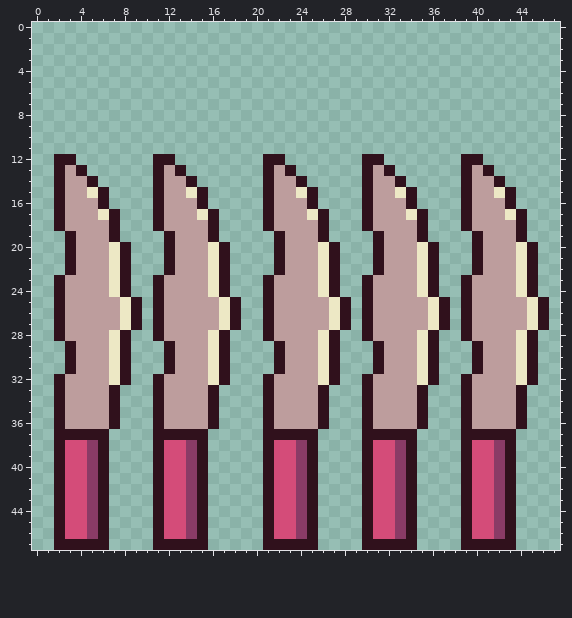
Pixel-art sprite -- Cosmo-Truckers/Assets/Checked Out/Cole/Art/MG_Art/0. PM_Art/0. SFT/2. S-DMG/1. RageBlast/PM_SFT_KnifeFloor.png. This is how it looked before the edit.
The file is 48x48 pixels.
Now the later version:
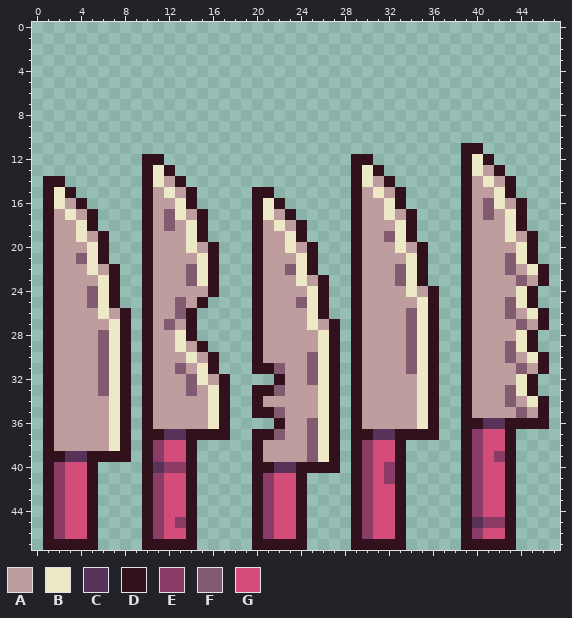
Palette (. is transparent): A #bd9d9d  B #ede8c5  C #573359  D #30111c  E #8a3b66  F #825b70  G #d44c79
From old to new:
Changed rows in their new state; - is an unchanged pixel.
first column x 1:
11 --------------------------------------DD------
12 -..------D-.--------..------D-.--------BD-----
13 -...-----DBD.-------...-----DBD.-------BAD----
14 D-...----DB-D.------....----DB-D.-------BAD---
15 DBD...---DAB-D.----D-....---DAB-D.------------
16 DB-D..---DA-BD.----DBD...---DA-BD.------FBAD--
17 DAB-D..--DAFB-D.---DB-D...--DA-B-D.-----F-----
18 DA-BD..--DAF-BD.---DAB-D..--DA--BD.-------B---
19 DAAB-D.--DAA-BD.---DAABD..--DAAFBD.---DA--BAD-
20 DAA-BD..-DAA-B-D.--DAAB-D..-DAA-B-D.--DA------
21 DAAFBD..-DAA--BD.--DAA-BD..-DAA--BD.--DA--F---
22 DAA-B-D.-DAA-FBD.--DAAFBD..-DAA-FBD.--DA--FABD
23 DA---BD.-DA--FBD.--DA--B-D.-DA--FBD.-------FAD
24 DA--FBD.-DA----D.--DA---BD.-DA---BA-----------
25 DA--FBD..DA-F-D...-DA--FBD..DA----BD.-----FBD.
26 DA---B-D.DA-FD....-DA---BD..DA---FBD.-----F---
27 DA----BD.DAF-D....-DA---B-D.DA---FBD.------FA-
28 DA---F---DA-BD...--DA-------DA---F------------
29 DAA--F---DAAB-D..--DAA------DAA--F----DA--F---
30 DAA--F---DAA-B-D.--DAA--F---DAA--F----DA--FABD
31 DAA--F---DAAF-BD.--DDF--F---DAA--F----DA---FAD
32 DA---F---DA--FBA----.D--F---DA----------------
33 DA---FBD-DA--F-BD--D-F---BD-DA----BD------FBD-
34 DA----BD-DA----BD--DA----BD-DA----BD------FABD
35 DA----BD-DA----BD--D-F---BD-DA----BD-------FAD
36 DA----BD-DA----BD---.D--FBD-DA----BD---DCCD-DD
37 DAAAAABD-D-CC--DD--D-FAAFBD-D-CC--DD---EGG----
38 DAAAAABD-DE--D.----DAAAAFBD-DE--D.-----E-G----
39 D-CCD-DD-DE--D.----DAAAAFBD-DE--D.-----E------
40 DE--D.---DCEED.----D-CCD-DD-DE-ED.-----E-G----
41 DE--D.---DE--D.----DE--D.---DE-ED.-----E-G----
42 DE--D.---DE--D.----DE--D.---DE--D.-----E-G----
43 DE--D.---DE--D.----DE--D.---DE--D.-----E-G----
44 DE--D.---DE--D.----DE--D.---DE--D.-----E-G----
45 DE--D.---DE-ED.----DE--D.---DE--D.-----CE-----
46 DE--D.---DE--D.----DE--D.---DE--D.-----E-G----
47 D----.---D----.----D----.---D----.------------
Changed places in both pictures, as pixel boxes (x1, y1, x2, y2):
changed: (43, 143, 549, 550)
